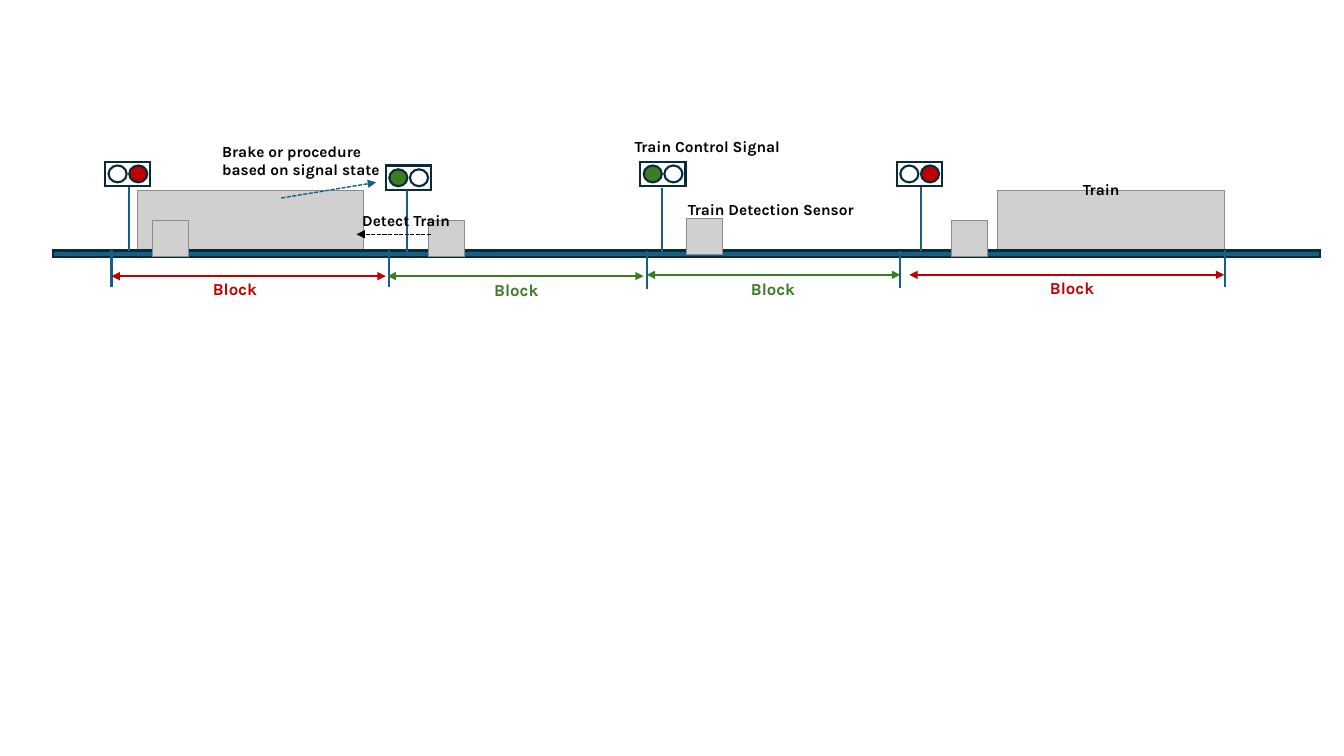
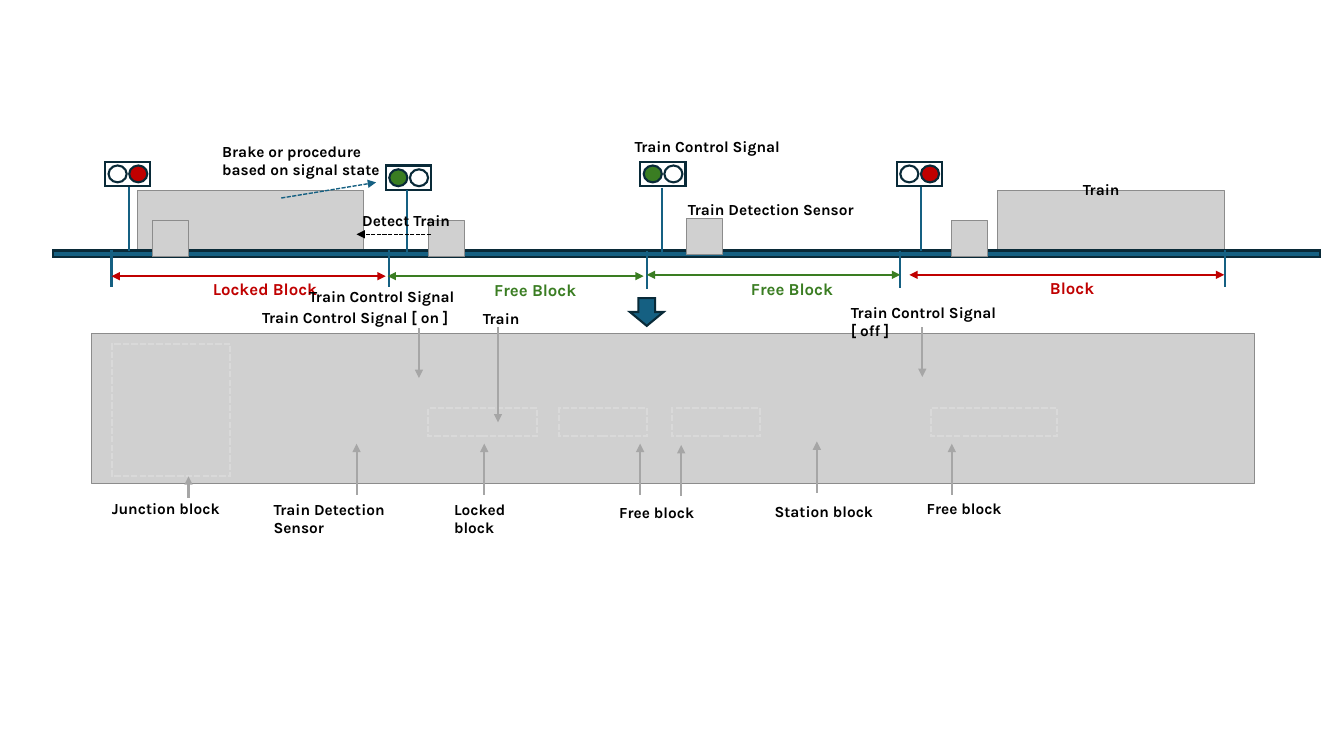
Before and after one commit to LiuYuancheng/IT_OT_IoT_Cyber_Security_Workshop, a slide deck: slide 2 of OT_System_Attack_Case_Study/Railway_Signaling/img/designDoc.pptx. Drawn at 1344x756 pixels with LibreOffice and Linux fonts; fonts in the diff are those of the drawing; grey boxes stand for pictures. Boxes give left, top, right and bottom in pixels: in the first picture for what was removed or moved away, otherwise in the second. Text is boxed around its words. In the diff, an @@ line names an element or a change of style, - is before the commit and + after.

```diff
--- a/OT_System_Attack_Case_Study/Railway_Signaling/img/designDoc.pptx
+++ b/OT_System_Attack_Case_Study/Railway_Signaling/img/designDoc.pptx
@@ text at [213, 283, 317, 300]: text changed @@
-Block
+Locked Block
@@ text added at [309, 288, 454, 306], 11 pt, text #000000, bold @@
+Train Control Signal
@@ text at [494, 284, 576, 297]: text changed @@
-Block
+Free Block
@@ down arrow added at [630, 298, 663, 327], fill #156082, outline #092A39 1.5 pt @@
@@ text at [751, 283, 833, 295]: text changed @@
-Block
+Free Block
@@ text added at [262, 312, 439, 327], 11 pt, text #000000, bold @@
+Train Control Signal [ on ]
@@ arrow added from (419, 329) to (419, 378), #A6A6A6 1.5 pt @@
@@ text added at [483, 313, 520, 329], 11 pt, text #000000, bold @@
+Train
@@ arrow added from (498, 327) to (498, 422), #A6A6A6 1.5 pt @@
@@ text added at [851, 307, 996, 336], 11 pt, text #000000, bold @@
+Train Control Signal [ off ]
@@ arrow added from (923, 328) to (923, 377), #A6A6A6 1.5 pt @@
@@ picture added at [92, 334, 1255, 484] @@
@@ rectangle added at [112, 344, 231, 476], outline #D9D9D9 1.5 pt dashed @@
@@ rectangle added at [429, 408, 537, 437], outline #D9D9D9 1.5 pt dashed @@
@@ rectangle added at [560, 408, 647, 437], outline #D9D9D9 1.5 pt dashed @@
@@ rectangle added at [673, 408, 760, 437], outline #D9D9D9 1.5 pt dashed @@
@@ rectangle added at [931, 408, 1058, 437], outline #D9D9D9 1.5 pt dashed @@
@@ arrow added from (357, 495) to (357, 444), #A6A6A6 1.5 pt @@
@@ arrow added from (484, 495) to (484, 444), #A6A6A6 1.5 pt @@
@@ arrow added from (640, 495) to (640, 444), #A6A6A6 1.5 pt @@
@@ arrow added from (682, 496) to (682, 445), #A6A6A6 1.5 pt @@
@@ arrow added from (817, 493) to (817, 442), #A6A6A6 1.5 pt @@
@@ arrow added from (952, 495) to (952, 444), #A6A6A6 1.5 pt @@
@@ arrow added from (189, 498) to (189, 477), #A6A6A6 1.5 pt @@
@@ text added at [112, 503, 219, 515], 11 pt, text #000000, bold @@
+Junction block
@@ text added at [274, 504, 385, 534], 11 pt, text #000000, bold @@
+Train Detection Sensor
@@ text added at [454, 504, 505, 533], 11 pt, text #000000, bold @@
+Locked block
@@ text added at [619, 507, 694, 518], 11 pt, text #000000, bold @@
+Free block
@@ text added at [775, 506, 873, 518], 11 pt, text #000000, bold @@
+Station block
@@ text added at [927, 503, 1001, 515], 11 pt, text #000000, bold @@
+Free block
```
Also in this commit, not shown: 4 slides added, 6 other files.
